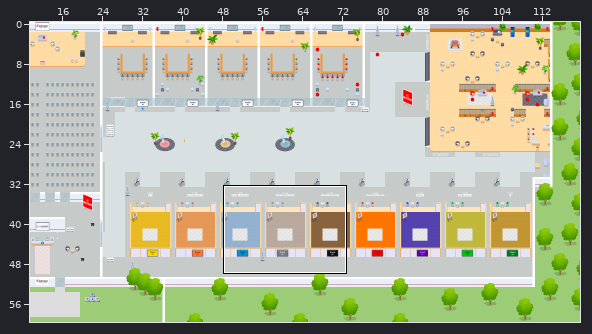
Two versions of a level (Tiled map (JSON), map.tmj). Above: a wide view before the commit, with the close-up outlined.
Close-up. Before the commit:
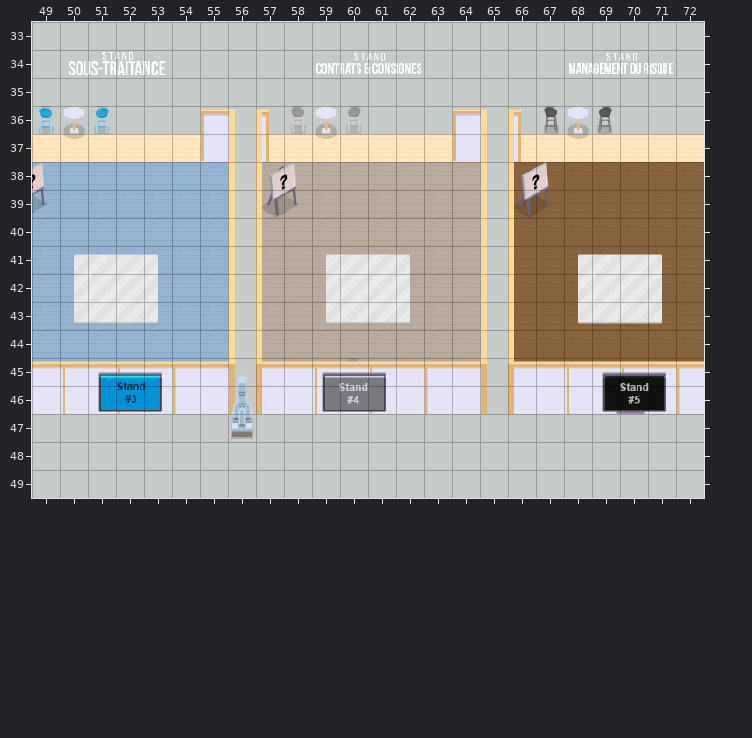
Cells are 32x32 px. Shown: x 49..72, y 33..49. The commit also changed other parts of the map, which this record leaves out.
The result:
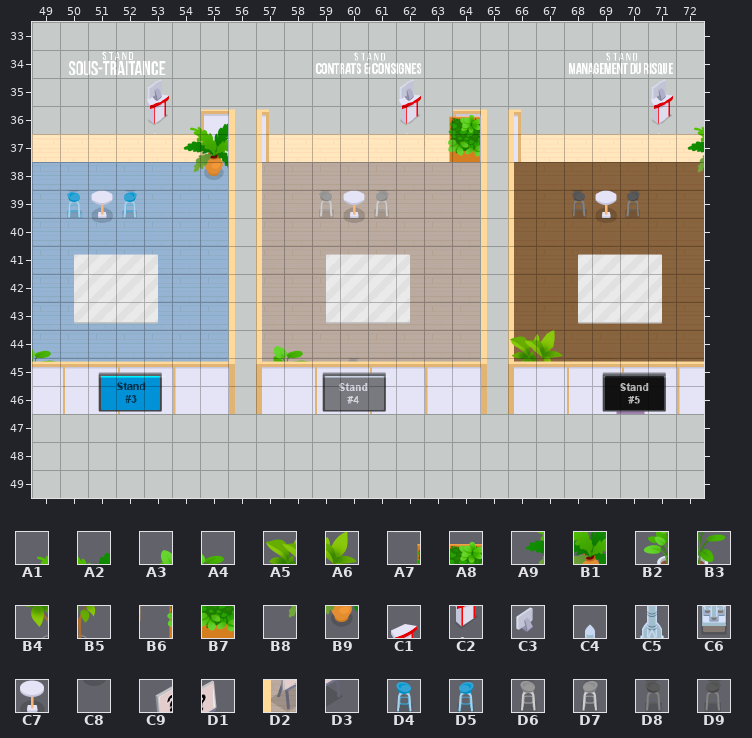
Key: from "Flat_Office": A1 23, A2 24, A3 26, A4 27, A5 28, A6 29, A7 76, A8 77, A9 87, B1 88, B2 90, B3 91, B4 92, B5 93, B6 140, B7 141, B8 151, B9 152, C1 210 flipped left-right, C2 274 flipped left-right, C3 339 flipped left-right, C4 348, C5 412, C6 476, C7 771, C8 835, C9 913, D1 914, D2 977, D3 978, D4 2950, D5 2950 flipped left-right, D6 2953, D7 2953 flipped left-right, D8 2956, D9 2956 flipped left-right.
__ is an empty cell.
Tiles replaced or removed in this view: C4, C5, C6, C7, C8, C9, D1, D2, D3, D4, D5, D6, D7, D8, D9.
See-through tiles are keyed as they look on the map.
Change:
Changed rows in their new state; .. is an unchanged cell.
Layer "floor/floor2":
first column x 49:
36 .. __ .. .. .. .. .. .. .. .. __ .. .. .. .. .. .. .. .. __ ..
37 .. __ .. .. .. .. .. .. .. .. __ .. .. .. .. .. .. .. .. __ ..
39 __ .. C7 .. .. .. .. .. __ __ .. C7 .. .. .. .. .. __ __ .. C7
40 .. .. C8 .. .. .. .. .. .. .. .. C8 .. .. .. .. .. .. .. .. C8
Layer "furniture/furniture1":
first column x 49:
36 __ .. __ .. C2 .. .. .. .. __ .. __ .. C2 .. .. .. .. __ .. __ .. C2
39 .. D4 .. D5 .. .. .. .. .. .. D6 .. D7 .. .. .. .. .. .. D8 .. D9 ..
Layer "furniture/furniture3":
first column x 56:
47 __
Layer "above/above0":
first column x 49:
35 .. .. .. .. C1 .. .. .. .. .. .. .. .. C1 .. .. .. .. .. .. .. .. C1
38 __ .. .. .. .. .. .. .. __ __ .. .. .. .. .. .. .. __ __ .. .. .. ..
first column x 49:
44 A4 .. .. .. .. .. .. .. A3 A4 .. .. .. .. .. .. .. A5 A6
45 B3 .. .. .. .. .. .. __ B2 B3 .. .. .. .. .. .. .. B4 B5
46 .. .. .. .. .. .. .. __ .. .. .. .. .. .. .. .. .. .. ..
Layer "above/above1":
first column x 53:
35 C3 .. .. .. .. .. .. .. .. C3 .. .. .. .. .. .. .. .. C3
Layer "above/above3":
first column x 54:
36 A1 A2 .. .. .. .. .. .. .. A7 A8 .. .. .. .. .. .. .. A1
37 A9 B1 .. .. .. .. .. .. .. B6 B7 .. .. .. .. .. .. .. A9
38 B8 B9 .. .. .. .. .. .. .. .. .. .. .. .. .. .. .. .. B8
